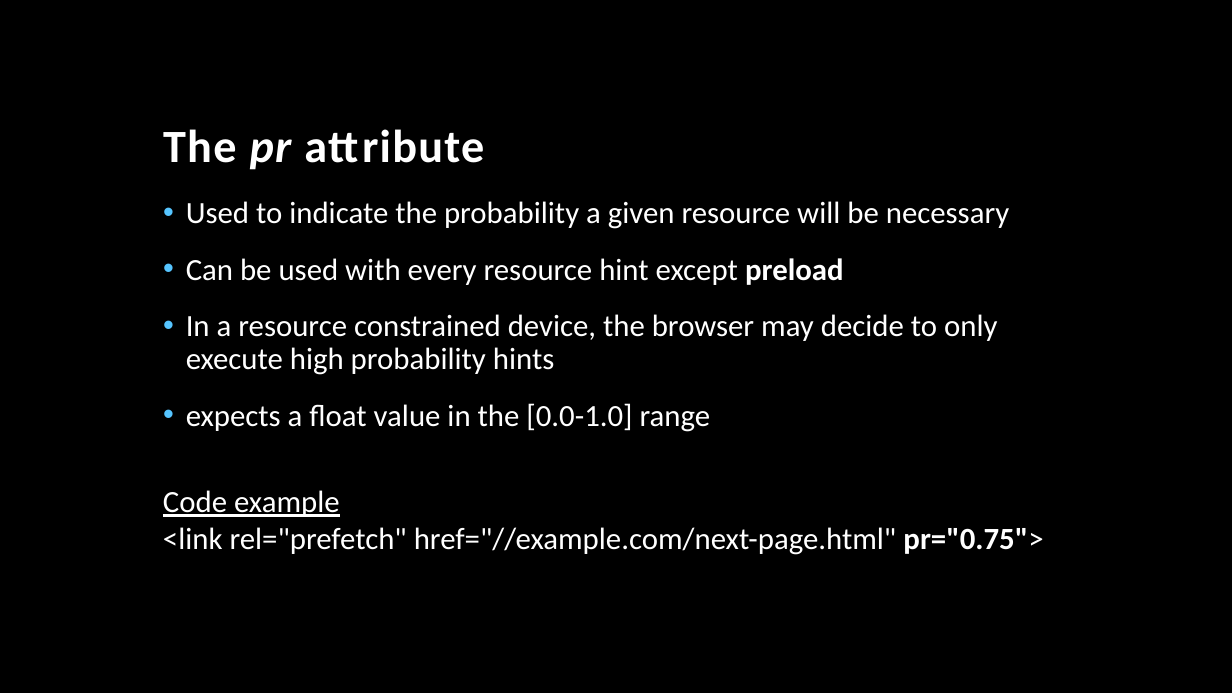
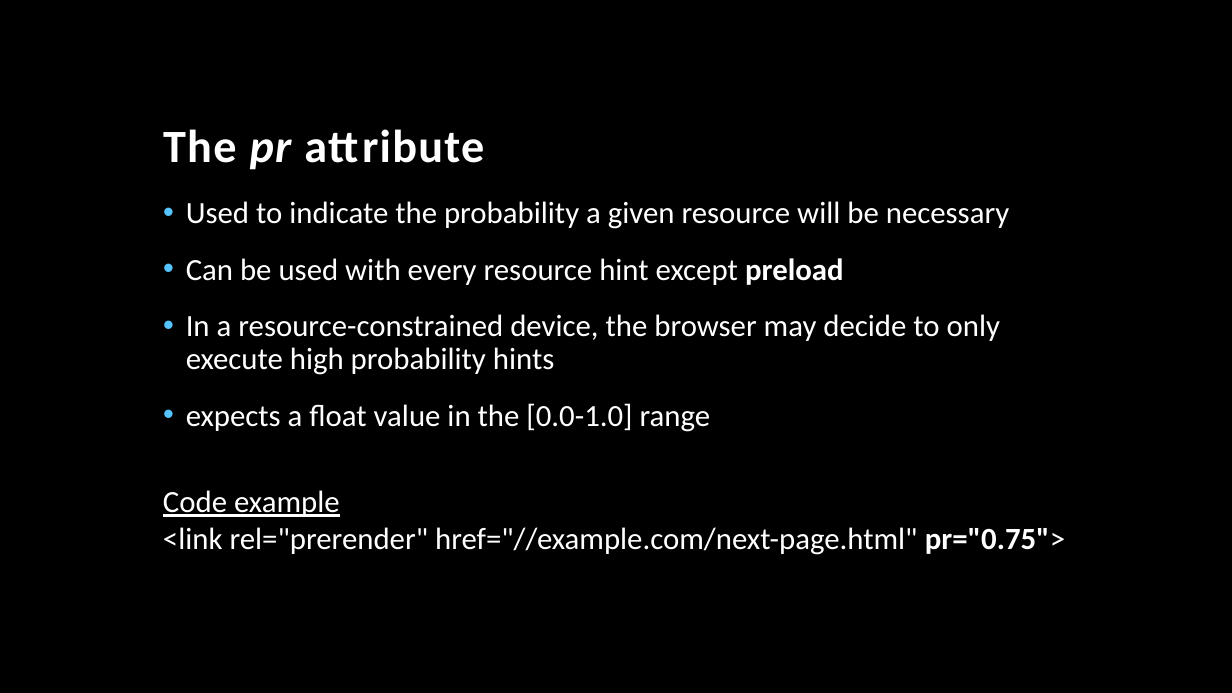
Before and after one commit to TonyMangino/html-resource-hints, a slide deck: slide 67 of Resource Hints.pptx (slide 66 before the commit). Drawn at 1232x693 pixels with LibreOffice and Linux fonts; fonts in the diff are those of the drawing; background and template pictures are left out. Boxes give left, top, right and bottom in pixels: in the first picture for what was removed or moved away, otherwise in the second. Text is boxed around its words. In the diff, an @@ line names an element or a change of style, - is before the commit and + after.

```diff
--- a/Resource Hints.pptx
+++ b/Resource Hints.pptx
@@ text at [186, 314, 1000, 375]: text changed @@
-• In a resource constrained device, the browser may decide to only execute high probability hints
+• In a resource-constrained device, the browser may decide to only execute high probability hints
@@ text at [163, 490, 1065, 555]: text changed @@
-Code example
-<link rel="prefetch" href="//example.com/next-page.html" pr="0.75">
+Code example
+<link rel="prerender" href="//example.com/next-page.html" pr="0.75">
```
Also in this commit, not shown: 53 other slides changed, 5 slides added, 11 slides removed.
